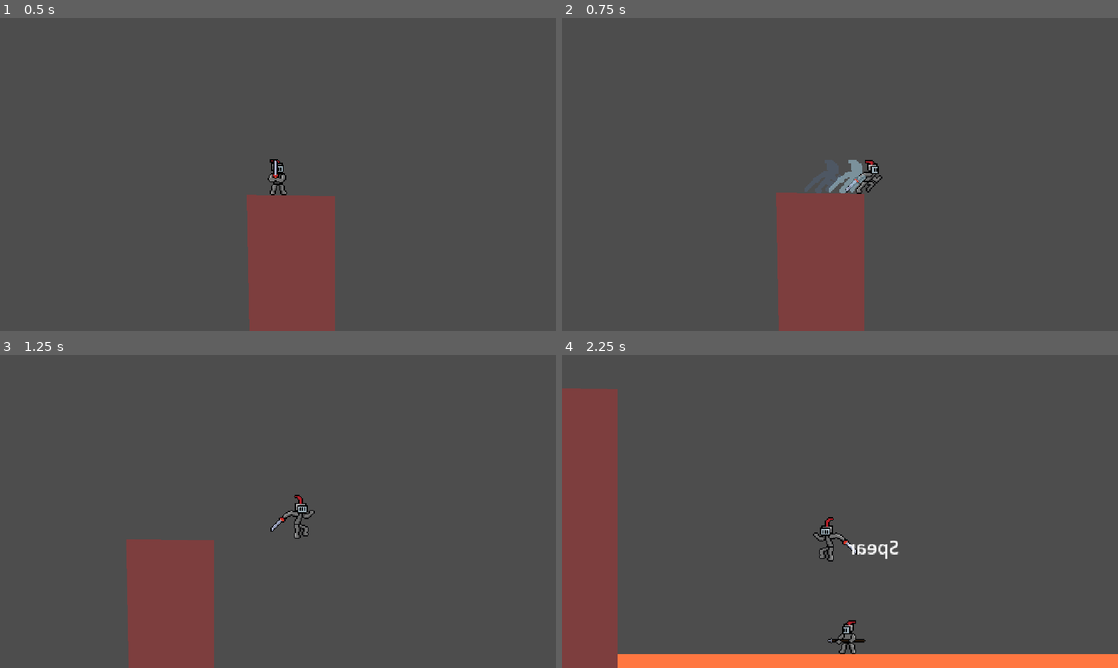
Above: before the commit, frames 1-4 (two rows, left to right).
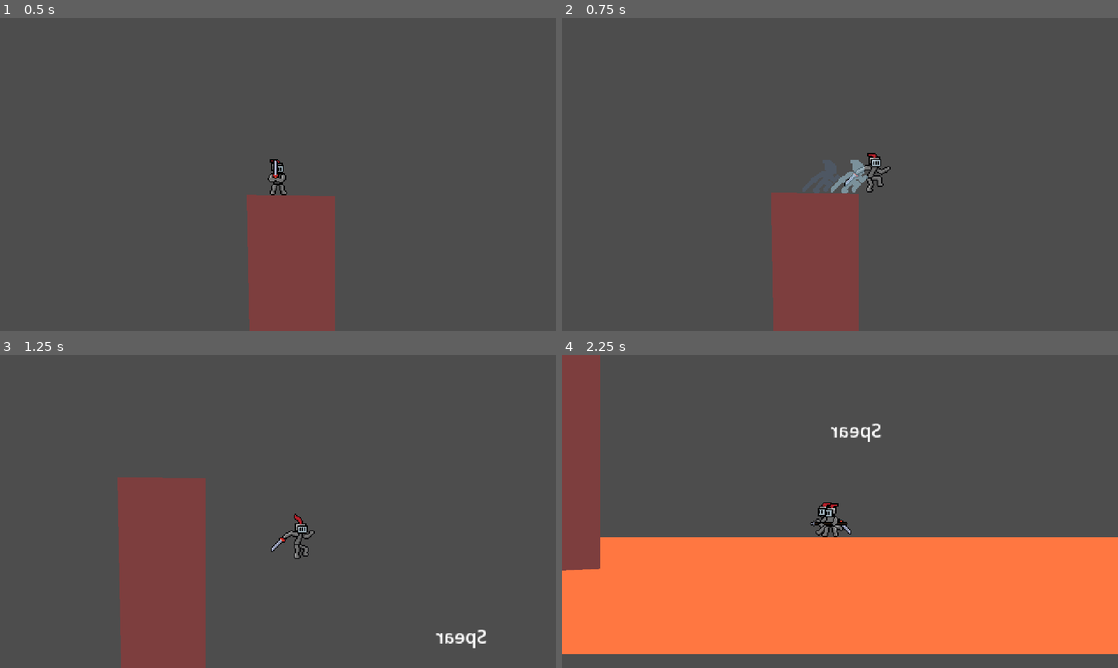
Above: after the commit, the same moments.

Repository: FlimFlamSlammer/LKOTe-game
Game: Godot game, scene res://scenes/world.tscn
Two runs of this game, one before a commit and one after it. Both use one fixed random seed, a clock stepped at 60 frames per second and the inputs below.
Inputs:
- Up to frame 1 (0.5 s): no input
- Up to frame 2 (0.75 s): hold Right (move_right) from 0.53 s (still down); hold V (dodge) from 0.53 s (still down)
- Up to frame 3 (1.25 s): keep holding Right (move_right); keep holding V (dodge); tap Space (jump) at 0.77 s
- Up to frame 4 (2.25 s): release V (dodge) at 1.28 s; tap C (basic_attack) at 1.35 s; tap Space (jump) at 1.52 s; tap V (dodge) at 1.55 s; release Right (move_right) at 2.03 s; hold Left (move_left) from 2.03 s (still down); hold V (dodge) from 2.03 s (still down)

Frame 1 is identical in both runs. In frame 2, 1.3% of the frame differs, in the area x 37-60%, y 43-100%; in frame 3, 5.0%; in frame 4, 44%, in the area x 0-100%, y 0-100%.

Commit message:
standardize dodge speed, add shockwave effect

Diff:
--- a/scenes/temp_fx.tscn
+++ b/scenes/temp_fx.tscn
@@ -1,8 +1,9 @@
-[gd_scene load_steps=12 format=3 uid="uid://dbaqm321odlwp"]
+[gd_scene load_steps=17 format=3 uid="uid://dbaqm321odlwp"]
 
 [ext_resource type="Script" path="res://scripts/temp_fx.gd" id="1_dssdj"]
 [ext_resource type="Texture2D" uid="uid://ctwkgbvx0xuu2" path="res://assets/smear.png" id="2_ndo60"]
 [ext_resource type="Texture2D" uid="uid://be236jk424obx" path="res://assets/slasheffect.png" id="3_6je1n"]
+[ext_resource type="Texture2D" uid="uid://b0g25fqx63lsv" path="res://assets/shockwave.png" id="4_lg8kh"]
 
 [sub_resource type="Gradient" id="Gradient_5gusc"]
 offsets = PackedFloat32Array(0, 0.45082, 1)
@@ -180,6 +181,28 @@
 "smear1": SubResource("Animation_3bvon"),
 "smear2": SubResource("Animation_fr8l5")
 }
+
+[sub_resource type="CanvasItemMaterial" id="CanvasItemMaterial_ot603"]
+particles_animation = true
+particles_anim_h_frames = 8
+particles_anim_v_frames = 1
+particles_anim_loop = false
+
+[sub_resource type="Curve" id="Curve_ve1kt"]
+min_value = 1.0
+max_value = 2.0
+_data = [Vector2(0, 2), 0.0, -2.20736, 0, 0, Vector2(1, 1), 0.135384, 0.0, 0, 0]
+point_count = 2
+
+[sub_resource type="CurveTexture" id="CurveTexture_kj1yy"]
+curve = SubResource("Curve_ve1kt")
+
+[sub_resource type="ParticleProcessMaterial" id="ParticleProcessMaterial_wnafg"]
+particle_flag_disable_z = true
+gravity = Vector3(0, 0, 0)
+anim_speed_min = 2.0
+anim_speed_max = 2.0
+anim_speed_curve = SubResource("CurveTexture_kj1yy")
 
 [node name="TempFX" type="Node2D"]
 z_index = 5
@@ -205,7 +228,6 @@
 texture = ExtResource("2_ndo60")
 hframes = 3
 vframes = 2
-frame = 3
 
 [node name="Slash" type="Sprite2D" parent="."]
 visible = false
@@ -217,4 +239,17 @@
 "": SubResource("AnimationLibrary_4sd1g")
 }
 
+[node name="Shockwave" type="Sprite2D" parent="."]
+visible = false
+texture = ExtResource("4_lg8kh")
+hframes = 8
+
+[node name="GPUParticles2D" type="GPUParticles2D" parent="."]
+visible = false
+material = SubResource("CanvasItemMaterial_ot603")
+amount = 5
+process_material = SubResource("ParticleProcessMaterial_wnafg")
+texture = ExtResource("4_lg8kh")
+visibility_rect = Rect2(-50, -12, 105, 24)
+
 [connection signal="timeout" from="FreeTimer" to="." method="_on_free_timer_timeout"]
--- a/scripts/enemies/enemy.gd
+++ b/scripts/enemies/enemy.gd
@@ -98,7 +98,7 @@
 		effect: TempFX.Effects,
 		effect_data: int = 0,
 		sibling: bool = false,
-		fx_position: Vector2 = Vector2.ZERO) -> void:
+		fx_position: Vector2 = Vector2.ZERO) -> TempFX:
 	var new_temp_fx: TempFX = TEMP_FX.instantiate()
 	new_temp_fx.position = fx_position
 	new_temp_fx.direction = direction
@@ -108,3 +108,5 @@
 		add_sibling(new_temp_fx)
 	else:
 		add_child(new_temp_fx)
+
+	return new_temp_fx
--- a/scripts/enemies/spear_castle_guard/attacking_substates/stunned.gd
+++ b/scripts/enemies/spear_castle_guard/attacking_substates/stunned.gd
@@ -1,6 +1,6 @@
 extends EnemySubstate
 
-@export var stun_time: float = 1.0
+@export var stun_time: float = 2.0
 
 func _enter(_previous_state_path: NodePath, _data: Dictionary = {}) -> void:
 	casted_owner.anim_player.play("stunned")
--- a/scripts/player/player.gd
+++ b/scripts/player/player.gd
@@ -12,7 +12,7 @@
 @export var max_health: float = 100.0
 @export var stun_resistance: float = 1.0
 @export var damage_multiplier: float = 27.0
-@export var stun_time: Array[float] = [0.4, 0.4]
+@export var stun_time: Array[float] = [0.45, 0.45]
 @export var knockback: Array[float] = [4.0, 4.0]
 @export var combo_length: Array[float] = [0.35, 0.3]
 @export var recovery_length: Array[float] = [0.2, 0.2]
@@ -25,7 +25,7 @@
 @export var jump_velocity: float = -200.0
 @export var combo_reset_delay: float = 0.7
 @export var min_jump_velocity: float = jump_velocity * 0.3
-@export var dodge_speed: float = 300.0
+@export var dodge_speed: float = 2.5
 @export var dodge_length: float = 0.15
 @export var dodge_cooldown: float = 0.6
 @export var run_speed_treshold: float = 40.0
--- a/scripts/player/states/dodging.gd
+++ b/scripts/player/states/dodging.gd
@@ -28,7 +28,7 @@
 	var input_axis: float = Input.get_axis("move_left", "move_right")
 	casted_owner.direction = sign(input_axis) if input_axis else casted_owner.direction
 
-	casted_owner.velocity.x = casted_owner.dodge_speed * casted_owner.direction
+	casted_owner.velocity.x = casted_owner.speed * casted_owner.dodge_speed * casted_owner.direction
 	casted_owner.velocity.y = 0.0
 
 	prev_collision_layer = casted_owner.collision_layer
Binary file added: assets/shockwave.png
Not shown, added: assets/shockwave.png.import
